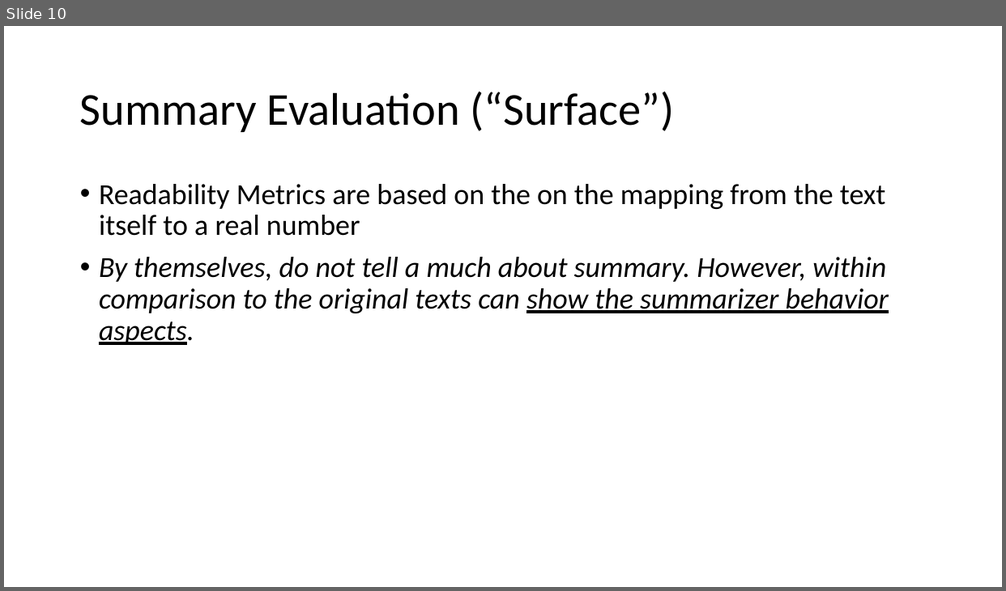
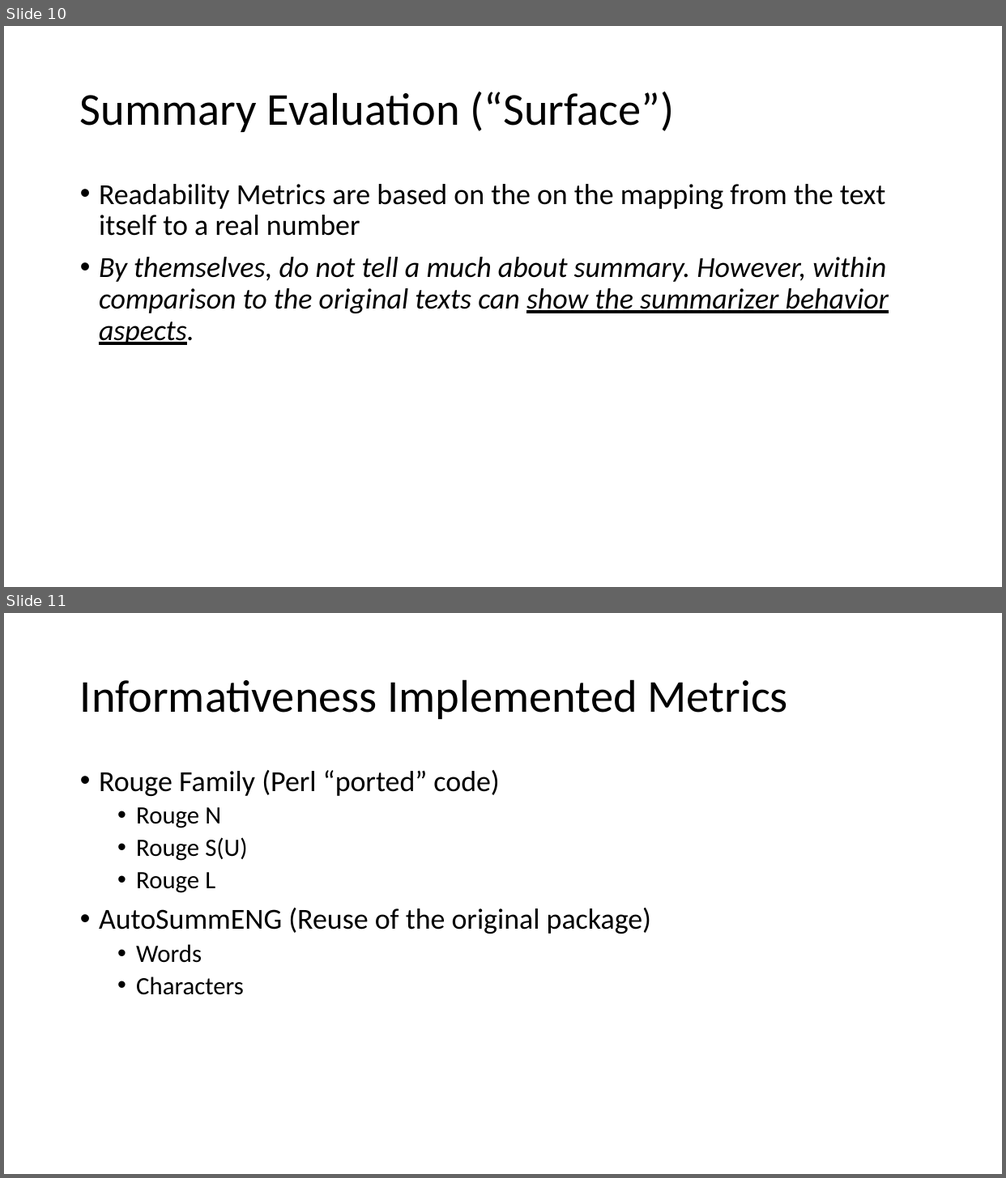
Before and after one commit to karno-bh/rouge-reimpl, a slide deck: docs/Summary Evaluation Platform.pptx. Shown one above the other, each under a label of ours: slide 10 before the commit, slides 10 and 11 after it. The pictures are 1006x591 and 1006x1178 pixels, drawn with LibreOffice and Linux fonts; fonts in the diff are those of the drawing. Boxes give left, top, right and bottom in pixels: in the first picture for what was removed or moved away, otherwise in the second. Text is boxed around its words. In the diff, an @@ line names an element or a change of style, - is before the commit and + after.

Commit message:
more slides

```diff
--- a/docs/Summary Evaluation Platform.pptx
+++ b/docs/Summary Evaluation Platform.pptx
@@ slide 11 added at (x1=4, y1=613, x2=1002, y2=1174), background #FFFFFF @@
@@ title added at (x1=80, y1=679, x2=788, y2=719), 44 pt, text #000000 @@
+Informativeness Implemented Metrics
@@ text added at (x1=99, y1=770, x2=651, y2=995), 28 pt, text #000000 @@
+• Rouge Family (Perl “ported” code)
+  • Rouge N
+  • Rouge S(U)
+  • Rouge L
+• AutoSummENG (Reuse of the original package)
+  • Words
+  • Characters
```
Also in this commit, not shown: 2 other slides added, 1 slide removed.
